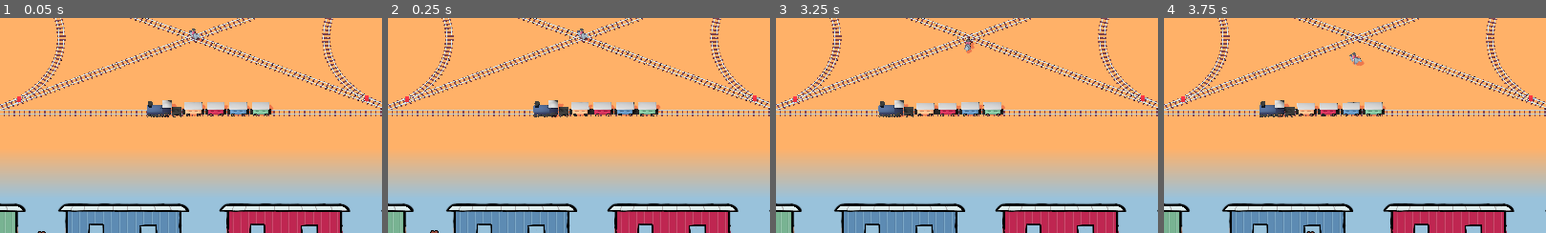
Above: before the commit, frames 1-4 (left to right).
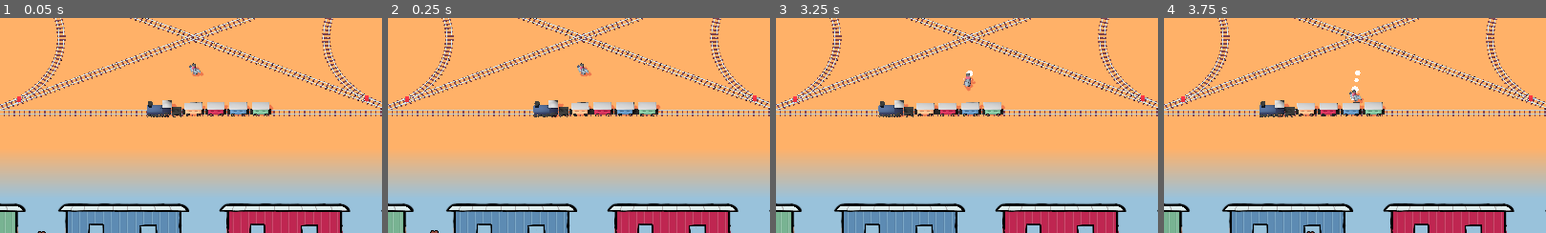
Above: after the commit, the same moments.

Repository: Miltage/train-heist
Game: Godot game, scene res://scenes/main.tscn
The game is run twice, just before and just after one commit, with the same random seed, the same clock (stepped at 60 frames per second) and the same inputs.
Inputs (mouse positions are % of the whole screen's width and height, from its top left):
- Up to frame 1 (0.05 s): no input
- Up to frame 2 (0.25 s): no input
- Up to frame 3 (3.25 s): move the mouse to (72, 45) at 0.52 s; hold D (steer_right) 0.53-1.28 s; click (72, 45) at 0.6 s; tap Space (jump) at 0.77, 1.52, 3.02 s; move the mouse to (30, 55) at 1.27 s; hold S (move_backward) 1.28-2.03 s; click (30, 55) at 1.35 s; move the mouse to (60, 28) at 2.02 s; hold D (steer_right) 2.03-2.78 s; click (60, 28) at 2.1 s; move the mouse to (45, 70) at 2.77 s; hold W (move_forward) from 2.78 s (still down); click (45, 70) at 2.85 s
- Up to frame 4 (3.75 s): move the mouse to (80, 65) at 3.52 s; release W (move_forward) at 3.53 s; hold A (steer_left) from 3.53 s (still down); click (80, 65) at 3.6 s
The pictures show only the part of the screen within x 24-74%, y 33-83%; the shares and areas given below are measured in that part.

The runs differ from the first frame. In frame 1, 0.3% of the frame differs, in the area x 48-54%, y 4-46%; in frame 2, 0.3%; in frame 3, 0.3%; in frame 4, 0.4%, in the area x 35-55%, y 16-46%.

Commit message:
Add horse dust

Diff:
--- a/scenes/main.tscn
+++ b/scenes/main.tscn
@@ -74,28 +74,28 @@
 
 [sub_resource type="Curve3D" id="Curve3D_o6xl0"]
 _data = {
-"points": PackedVector3Array(0, 0, 0, 0, 0, 0, 0.216652, 0, -0.0622687, 0, 0, 0, 0, 0, 0, -32.42, 0, 0.0350876),
+"points": PackedVector3Array(0, 0, 0, 0, 0, 0, 1.11699, 0, -0.0622687, 0, 0, 0, 0, 0, 0, -32.42, 0, 0.0350876),
 "tilts": PackedFloat32Array(0, 0)
 }
 point_count = 2
 
 [sub_resource type="Curve3D" id="Curve3D_tipki"]
 _data = {
-"points": PackedVector3Array(0, 0, 0, 0, 0, 0, 0.15979, 0, 0.0088048, 0, 0, 0, 0, 0, 0, -32.065, 0, 0.0148253),
+"points": PackedVector3Array(0, 0, 0, 0, 0, 0, 0.504827, 4.76837e-07, -0.00635052, 0, 0, 0, 0, 0, 0, -32.3084, 0, 0.0148253),
 "tilts": PackedFloat32Array(0, 0)
 }
 point_count = 2
 
 [sub_resource type="Curve3D" id="Curve3D_tefeu"]
 _data = {
-"points": PackedVector3Array(0, 0, 0, 0, 0, 0, -2.252, 0, -0.38847, 0, 0, 0, 0, 0, 0, -28.8125, 0, -12.7183),
+"points": PackedVector3Array(0, 0, 0, 0, 0, 0, -1.46619, 0, -0.0555072, 0, 0, 0, 0, 0, 0, -30.0858, 0, -13.4058),
 "tilts": PackedFloat32Array(0, 0)
 }
 point_count = 2
 
 [sub_resource type="Curve3D" id="Curve3D_jyhfs"]
 _data = {
-"points": PackedVector3Array(0, 0, 0, 0, 0, 0, -2.07781, 0, -0.997813, 0, 0, 0, 0, 0, 0, -28.4875, 0, 11.334),
+"points": PackedVector3Array(0, 0, 0, 0, 0, 0, -2.07781, 0, -0.997813, 0, 0, 0, 0, 0, 0, -29.2994, 0, 11.6189),
 "tilts": PackedFloat32Array(0, 0)
 }
 point_count = 2
@@ -104,6 +104,15 @@
 
 [sub_resource type="BoxShape3D" id="BoxShape3D_eb6dy"]
 size = Vector3(15.9873, 1, 1)
+
+[sub_resource type="StandardMaterial3D" id="StandardMaterial3D_eb6dy"]
+shading_mode = 0
+
+[sub_resource type="SphereMesh" id="SphereMesh_eb6dy"]
+
+[sub_resource type="Curve" id="Curve_trceg"]
+_data = [Vector2(0, 0.478102), 0.0, 1.26363, 0, 0, Vector2(1, 0), 0.0, 0.0, 0, 0]
+point_count = 2
 
 [node name="Main" type="Node3D" node_paths=PackedStringArray("track", "train")]
 script = ExtResource("1_tbgi4")
@@ -309,7 +318,7 @@
 startingTrack = NodePath("../BottomTrack")
 
 [node name="Player" parent="." instance=ExtResource("7_o6xl0")]
-transform = Transform3D(-0.703159, 0, -0.711033, 0, 1, 0, 0.711033, 0, -0.703159, 0, 0, 0)
+transform = Transform3D(-0.703159, 0, -0.711033, 0, 1, 0, 0.711033, 0, -0.703159, 0, 0, 3.14598)
 
 [node name="ColorRect" type="ColorRect" parent="."]
 offset_left = -188.0
@@ -359,6 +368,16 @@
 [node name="EndScreen" parent="." instance=ExtResource("11_ya4ey")]
 visible = false
 
+[node name="HorseDust" type="CPUParticles3D" parent="."]
+transform = Transform3D(1, 0, 0, 0, 1, 0, 0, 0, 1, 0, 0, 3.14598)
+material_override = SubResource("StandardMaterial3D_eb6dy")
+emitting = false
+lifetime = 2.0
+mesh = SubResource("SphereMesh_eb6dy")
+gravity = Vector3(0, 0.2, 0)
+scale_amount_min = 0.5
+scale_amount_curve = SubResource("Curve_trceg")
+
 [connection signal="train_stopped" from="Train" to="." method="_on_train_stopped"]
 [connection signal="body_entered" from="Hideout" to="Hideout" method="_on_body_entered"]
 [connection signal="body_exited" from="Hideout" to="Hideout" method="_on_body_exited"]
--- a/scripts/Main.gd
+++ b/scripts/Main.gd
@@ -14,9 +14,11 @@
 	Globals.holdingCoin = false
 
 func _process(_delta: float) -> void:
-	pass
+	$HorseDust.position = $Player.position
+	$HorseDust.emitting = $Player.velocity.length() > 1.0 || $Player.boarded
 
 func _on_player_boarded_train() -> void:
+	if ($Player.boarded): return
 	$Player.boarded = true
 	$Train2D.board_train()
 
--- a/scripts/Player.gd
+++ b/scripts/Player.gd
@@ -10,10 +10,19 @@
 var targetPos:Vector3
 var targetRotation:Vector3
 
-func _process(_delta: float) -> void:
+var _timeElapsed:float
+var _bounce:float
+
+func _process(delta: float) -> void:
+	_timeElapsed += delta
+
 	$player/Hands.visible = !boarded && !Globals.holdingCoin
 	$player/HandsCoin.visible = !boarded && Globals.holdingCoin
 	$player/Bandit.visible = !boarded
+
+	var s = 0.2 if (velocity.length() > 1.0 || boarded) else 0.0
+	_bounce = lerp(_bounce, s, 0.2)
+	scale = Vector3.ONE * 1.0 + Vector3.ONE * abs(sin(_timeElapsed * 10)) * _bounce
 
 	if (boarded):
 		follow_car()
--- a/scripts/Train.gd
+++ b/scripts/Train.gd
@@ -51,7 +51,7 @@
 
 func _on_stop_wait_timeout() -> void:
 	_baseSpeed += 0.05
-	targetSpeed = min(_baseSpeed, 4)
+	targetSpeed = min(_baseSpeed, 3.5)
 
 func get_pos() -> Vector3:
 	return _cars[0].position
Not shown: 1 places in scenes/main.tscn that only renumber resources
Not shown, removed: krita/.sheriff.kra-autosave.kra
Not shown, changed: krita/sheriff.kra
Not shown, changed: krita/sheriff.kra~
